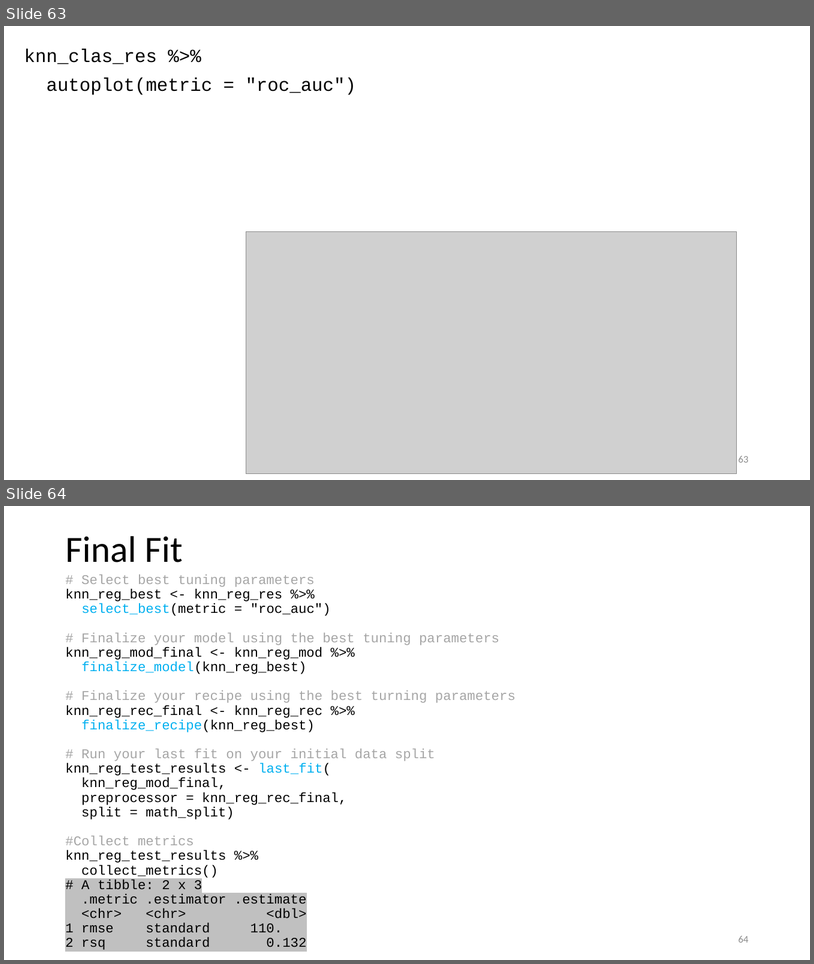
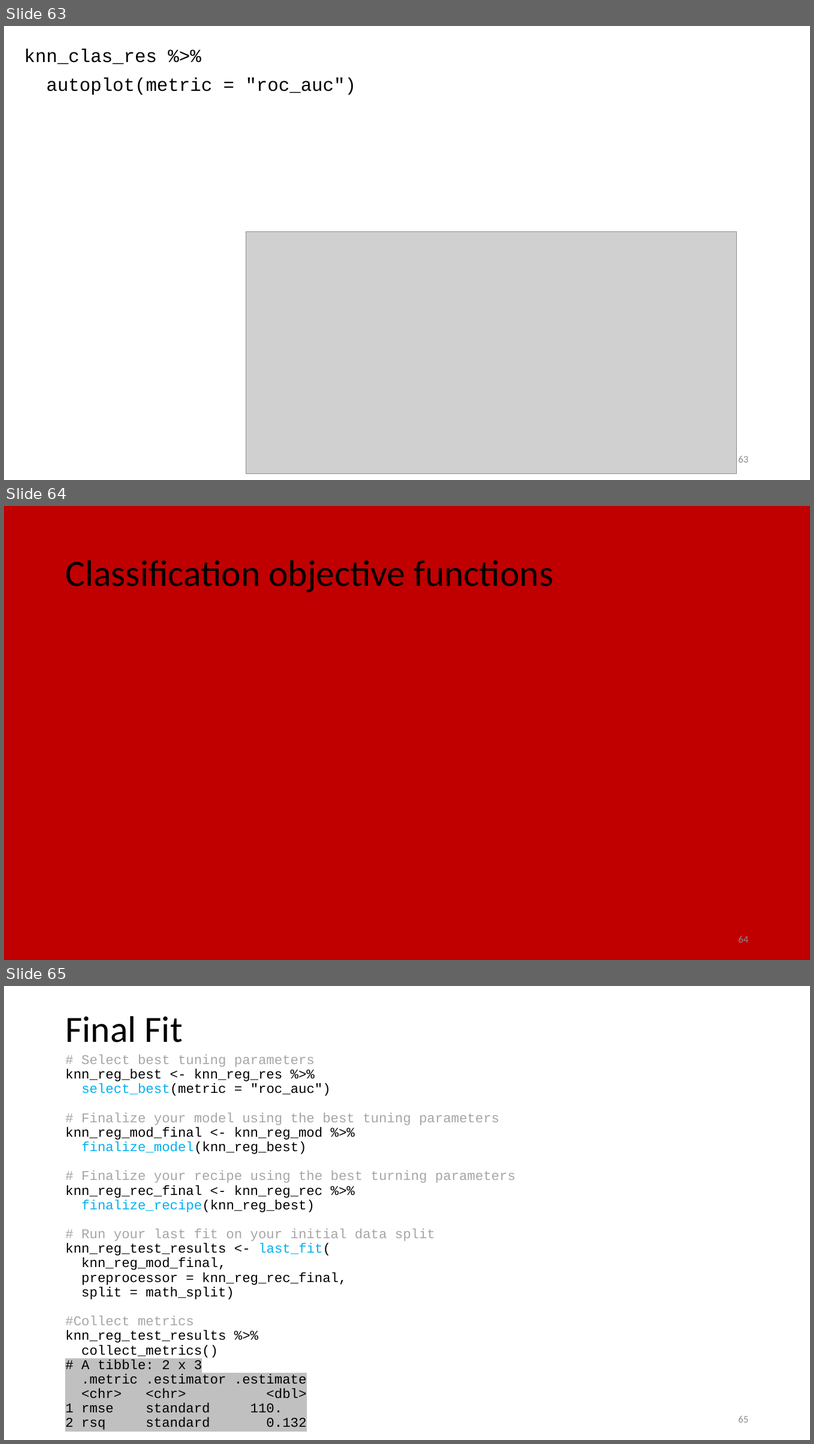
Before and after one commit to karlenaochoa/c4-ml-2020, a slide deck: slides/w6p1-knn/w6p1.pptx. Shown one above the other, each under a label of ours: slides 63 and 64 before the commit, slides 63, 64 and 65 after it. The pictures are 814x964 and 814x1444 pixels, drawn with LibreOffice and Linux fonts; fonts in the diff are those of the drawing; grey boxes stand for pictures. Boxes give left, top, right and bottom in pixels: in the first picture for what was removed or moved away, otherwise in the second. Text is boxed around its words. In the diff, an @@ line names an element or a change of style, - is before the commit and + after.

```diff
--- a/slides/w6p1-knn/w6p1.pptx
+++ b/slides/w6p1-knn/w6p1.pptx
@@ slide 64 added at (4,506,810,960), background #C00000 @@
@@ title added at (65,560,554,592), 44 pt, text #000000 @@
+Classification objective functions
@@ page number added at (738,936,749,942), 12 pt, text #8C8C8C @@
+64
@@ what was slide 64 is now slide 65 @@
@@ page number at (738,1416,749,1422): text changed @@
-64
+65
```
Also in this commit, not shown: 1 other file.
